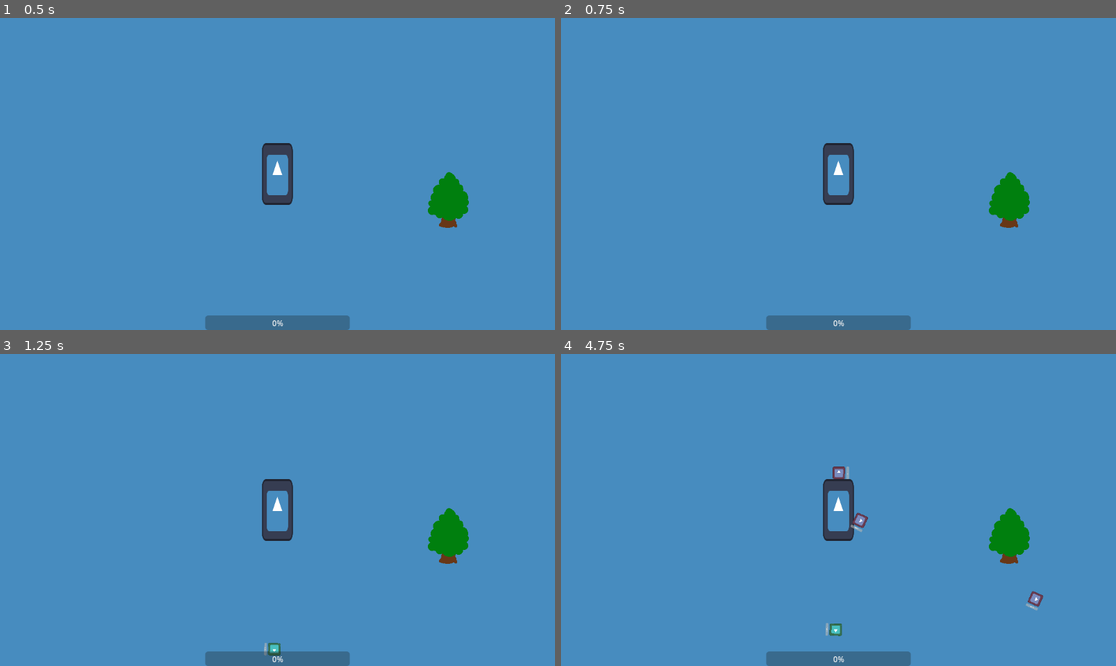
Above: before the commit, frames 1-4 (two rows, left to right).
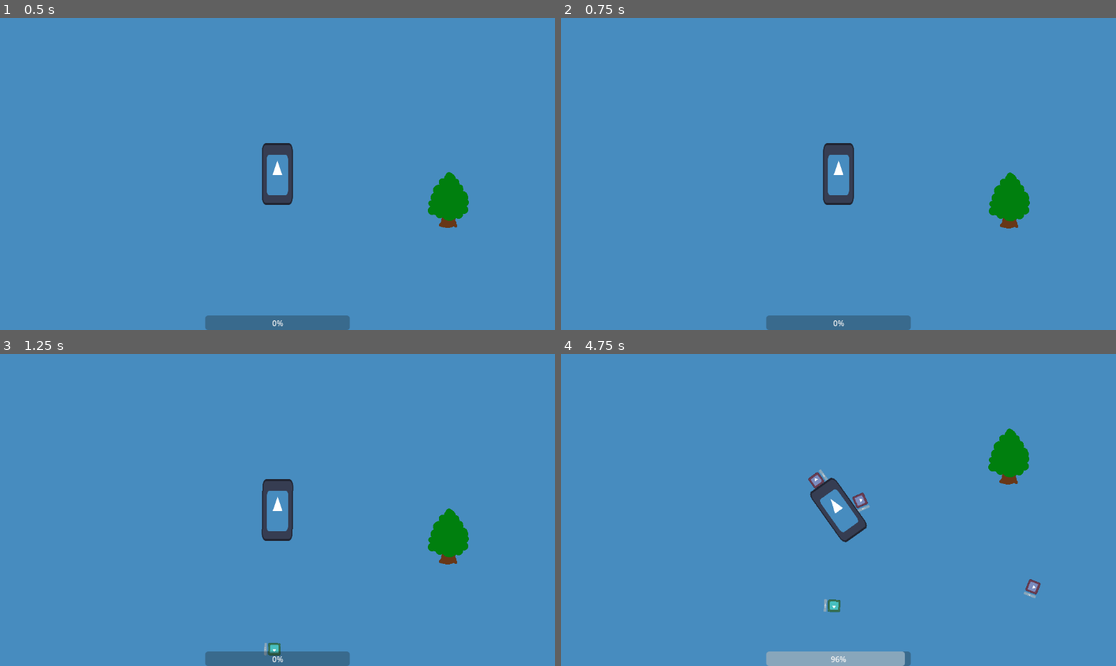
Above: after the commit, the same moments.

Repository: LeBulldoge/torqueterror
Game: Godot game, scene res://main.tscn
Two runs of this game, one before a commit and one after it. Both use one fixed random seed, a clock stepped at 60 frames per second and the inputs below. Before the commit the project starts from res://Main.tscn. The engine's default icon, where the game draws it, is replaced by a stand-in: a white triangle on a blue panel in a dark square.
Inputs:
- Up to frame 1 (0.5 s): no input
- Up to frame 2 (0.75 s): tap Enter at 0.5 s; hold D (steer_right) from 0.53 s (still down); tap S (decelerate) at 0.6 s
- Up to frame 3 (1.25 s): keep holding D (steer_right)
- Up to frame 4 (4.75 s): tap Space at 1.25 s; release D (steer_right) at 1.28 s; hold A (steer_left) 1.28-2.03 s; tap S (decelerate) every 0.75 s from 1.35 to 4.35 s; hold D (steer_right) 2.03-2.78 s; hold W (accelerate) 2.78-3.53 s; hold A (steer_left) from 3.53 s (still down)

Frame 1 is identical in both runs. In frame 2, less than 0.1% of the frame differs, in the area x 47-85%, y 40-68%; in frame 3, 0.1%; in frame 4, 4.5%, in the area x 36-87%, y 23-100%.
Error before the commit: Parse Error: Class "Player" hides a global script class. (res://vehicle/player.gd:1)

Commit message:
Change the rest of the filenames

Diff:
--- a/enemy/ranged_enemy.tscn
+++ b/enemy/ranged_enemy.tscn
@@ -19,7 +19,7 @@
 script = ExtResource("3_wu3xp")
 damage = 1
 type = 1
-range = 200
+attack_range = 200
 attack_cooldown = 1
 
 [sub_resource type="ShaderMaterial" id="ShaderMaterial_23dfk"]
Renamed: Main.gd -> main.gd
Renamed: Main.tscn -> main.tscn
Renamed: scenes/Tree.tscn -> scenes/tree.tscn
Renamed: vehicle/Player.gd -> vehicle/player.gd
Renamed: vehicle/Player.tscn -> vehicle/player.tscn
Renamed: vehicle/Vehicle.gd -> vehicle/vehicle.gd
Renamed: vehicle/Vehicle.tscn -> vehicle/vehicle.tscn
